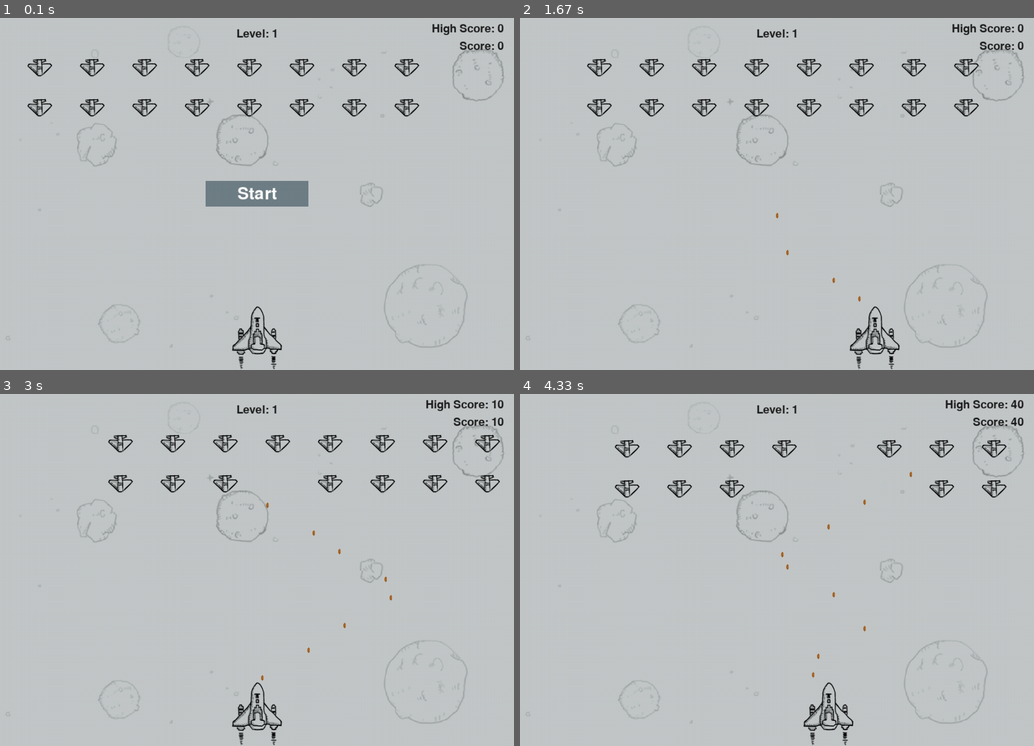
Above: before the commit, frames 1-4 (two rows, left to right).
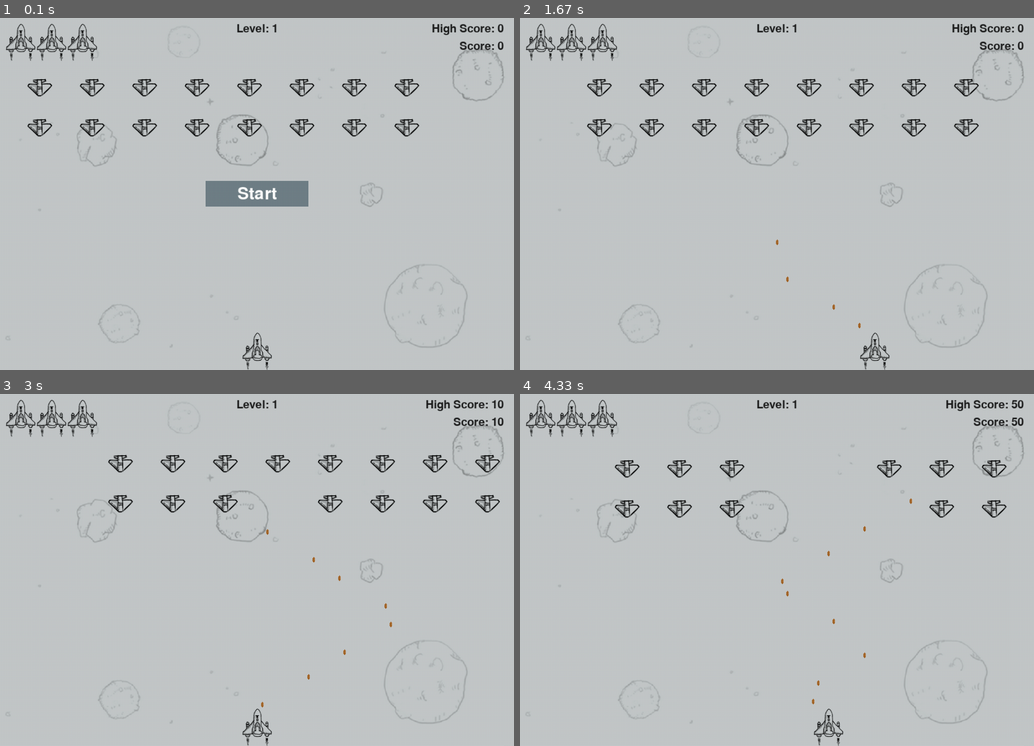
Above: after the commit, the same moments.

Repository: wtraceback/Pygame-Practice
Game: pygame game, started from Plane/main.py
Same seed, same stepped clock (60 frames per second), same inputs: the game is played once before the commit and once after it.
Inputs:
- Up to frame 1 (0.1 s): no input
- Up to frame 2 (1.67 s): click "Start" at 0.38 s; tap Space at 0.67, 1.07, 1.37, 1.57 s; hold Right 1-1.47 s; hold Right from 1.5 s (still down)
- Up to frame 3 (3 s): tap Space at 1.87, 2.07, 2.37, 2.63, 2.93 s; release Right at 1.97 s; hold Left 2-2.53 s; hold Left 2.57-2.97 s
- Up to frame 4 (4.33 s): hold Right 3-3.63 s; tap Space at 3.07, 3.37, 3.73, 4.03, 4.23 s; hold Left 3.67-4.13 s; hold Right from 4.17 s (still down)

The runs differ from the first frame. In frame 1, 4.9% of the frame differs, in the area x 1-82%, y 1-100%; in frame 2, 5.0%, in the area x 1-90%, y 1-100%; in frame 3, 4.8%; in frame 4, 4.3%.

Commit message:
在左上角显示剩余战斗机数

Diff:
--- a/Plane/game_functions.py
+++ b/Plane/game_functions.py
@@ -53,9 +53,10 @@
         # 隐藏光标
         pygame.mouse.set_visible(False)
 
-        # 重置得分和等级
+        # 重置得分和等级以及剩余战斗机的数目
         score_board.prepare_score_text()
         score_board.prepare_level_text()
+        score_board.prepare_fighters()
 
         # 清空 子弹列表
         for b in sets.bullet_list.copy():
@@ -104,7 +105,8 @@
     score_board.show_score()
 
     # 重新绘制游戏窗口
-    pygame.display.update()
+    pygame.display.flip()
+    # pygame.display.update()
 
 
 def blit_bg_image(sets, screen):
@@ -244,13 +246,13 @@
     x = new_enemy.rect.width + 2 * new_enemy.rect.width * enemy_number
     new_enemy.float_x = x
     new_enemy.rect.x = x
-    y = 2 * new_enemy.rect.height + 2 * new_enemy.rect.height * enemy_row
+    y = 3 * new_enemy.rect.height + 2 * new_enemy.rect.height * enemy_row
     new_enemy.rect.y = y
 
     sets.enemy_list.append(new_enemy)
 
 
-def update_enemy_fleet_coordinate(sets, screen, stats, fighter):
+def update_enemy_fleet_coordinate(sets, screen, stats, score_board, fighter):
     """检测敌人战机是否碰到左右边界"""
     check_fleet_edges(sets)
 
@@ -260,7 +262,7 @@
 
     # 检测敌人战机和战斗机之间的碰撞
     if check_fighter_enemy_collide(sets, fighter):
-        fighter_hit(sets, screen, stats, fighter)
+        fighter_hit(sets, screen, stats, score_board, fighter)
 
     # 检测是否有敌人战机到达了屏幕底端
     check_enemy_arrive_bottom(sets, screen, stats, fighter)
@@ -290,11 +292,13 @@
     return None
 
 
-def fighter_hit(sets, screen, stats, fighter):
-    """响应被敌人战机撞到的飞船"""
+def fighter_hit(sets, screen, stats, score_board, fighter):
+    """响应被敌人战机撞到的战斗机"""
     if stats.fighter_left > 0:
         # 将 战斗机 减一
         stats.fighter_left -= 1
+        # 更新左上角的战斗机的显示数目
+        score_board.prepare_fighters()
 
         # 清空 子弹列表
         for b in sets.bullet_list.copy():
--- a/Plane/main.py
+++ b/Plane/main.py
@@ -45,7 +45,7 @@
             gf.update_bullets_coordinate(sets, screen, stats, score_board, fighter)
 
             # 检测敌人战机是否到达屏幕边缘、更新敌人战机的坐标
-            gf.update_enemy_fleet_coordinate(sets, screen, stats, fighter)
+            gf.update_enemy_fleet_coordinate(sets, screen, stats, score_board, fighter)
 
         # 绘制背景图、绘制子弹、绘制战斗机、绘制敌人舰队、重新绘制游戏窗口
         gf.update_screen(sets, screen, stats, score_board, fighter, start_butn)
--- a/Plane/scoreboard.py
+++ b/Plane/scoreboard.py
@@ -1,4 +1,6 @@
 import pygame.font
+
+from ship import Ship
 
 
 class Scoreboard():
@@ -18,6 +20,7 @@
         self.prepare_high_score_text()
         self.prepare_score_text()
         self.prepare_level_text()
+        self.prepare_fighters()
 
     def prepare_score_text(self):
         """将分数文本渲染成图像，绘制在右上角"""
@@ -38,7 +41,7 @@
         # 显示等级的位置：正上方
         self.level_rect = self.level_img.get_rect()
         self.level_rect.centerx = self.screen_rect.centerx
-        self.level_rect.top = 20
+        self.level_rect.top = 10
 
     def prepare_high_score_text(self):
         """将最高分文本渲染成图像，绘制在右上角"""
@@ -51,6 +54,15 @@
         self.high_score_rect.right = self.screen_rect.right - 20
         self.high_score_rect.top = 10
 
+    def prepare_fighters(self):
+        """显示剩余的战斗机"""
+        self.fighters = []
+        for fighter_num in range(self.stats.fighter_left):
+            fighter = Ship(self.sets, self.screen)
+            fighter.rect.x = 10 + fighter_num * fighter.rect.width
+            fighter.rect.y = 10
+            self.fighters.append(fighter)
+
     def show_score(self):
         """在屏幕上右上角显示得分"""
         self.screen.blit(self.score_img, self.score_rect)
@@ -58,3 +70,6 @@
         self.screen.blit(self.level_img, self.level_rect)
         # 在屏幕的右上角绘制最高分
         self.screen.blit(self.high_score_img, self.high_score_rect)
+
+        for fighter in self.fighters:
+            fighter.blit_img()
--- a/Plane/ship.py
+++ b/Plane/ship.py
@@ -9,7 +9,7 @@
         self.screen_rect = screen.get_rect()
         self.sets = sets
 
-        self.img = pygame.image.load('images/fighter.png')
+        self.img = pygame.image.load('images/fighter2.png')
 
         self.rect = self.img.get_rect()
         self.rect.centerx = self.screen_rect.centerx
Binary file added: Plane/images/fighter2.png
